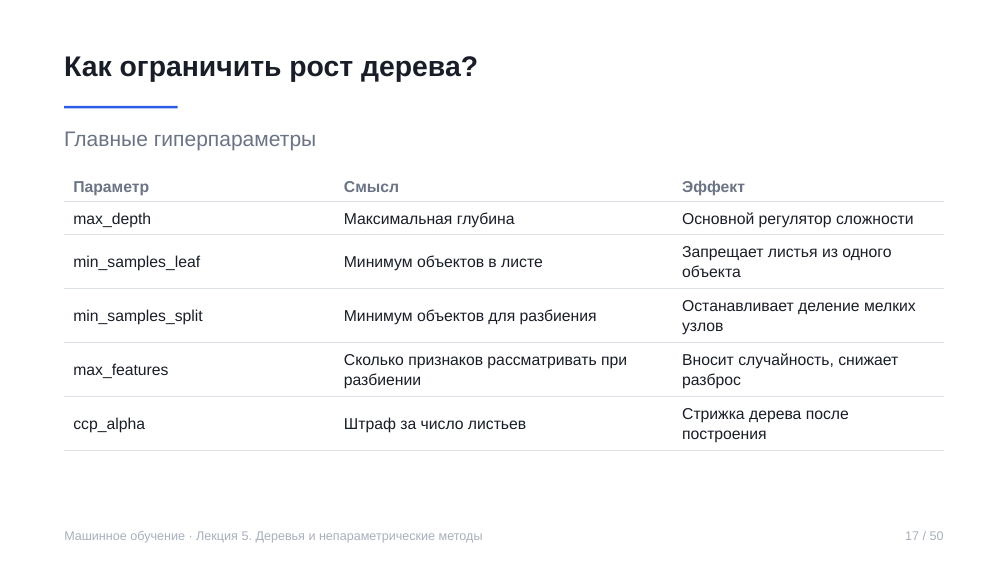
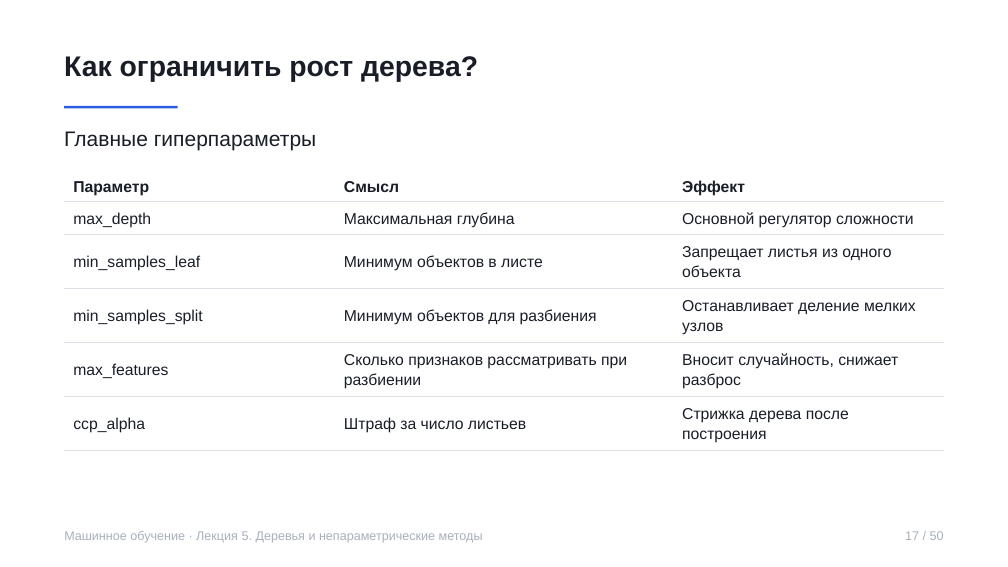
Before and after one commit to rustam-azimov/ml-course-hse, a slide deck: slide 17 of lectures/lecture05.pptx. Drawn at 1008x567 pixels with LibreOffice and Linux fonts; fonts in the diff are those of the drawing. Boxes give left, top, right and bottom in pixels: in the first picture for what was removed or moved away, otherwise in the second. Text is boxed around its words. In the diff, an @@ line names an element or a change of style, - is before the commit and + after.

```diff
--- a/lectures/lecture05.pptx
+++ b/lectures/lecture05.pptx
@@ text "Главные гиперпараметры" at [64, 131, 316, 151]: text colour #6B7484 to #181D27 @@
@@ table at [64, 169, 944, 447] @@
@@ text colour #6B7484 to #181D27 in "Параметр", "Смысл", "Эффект" @@
```
Also in this commit, not shown: 44 other slides changed, 5 other files.
